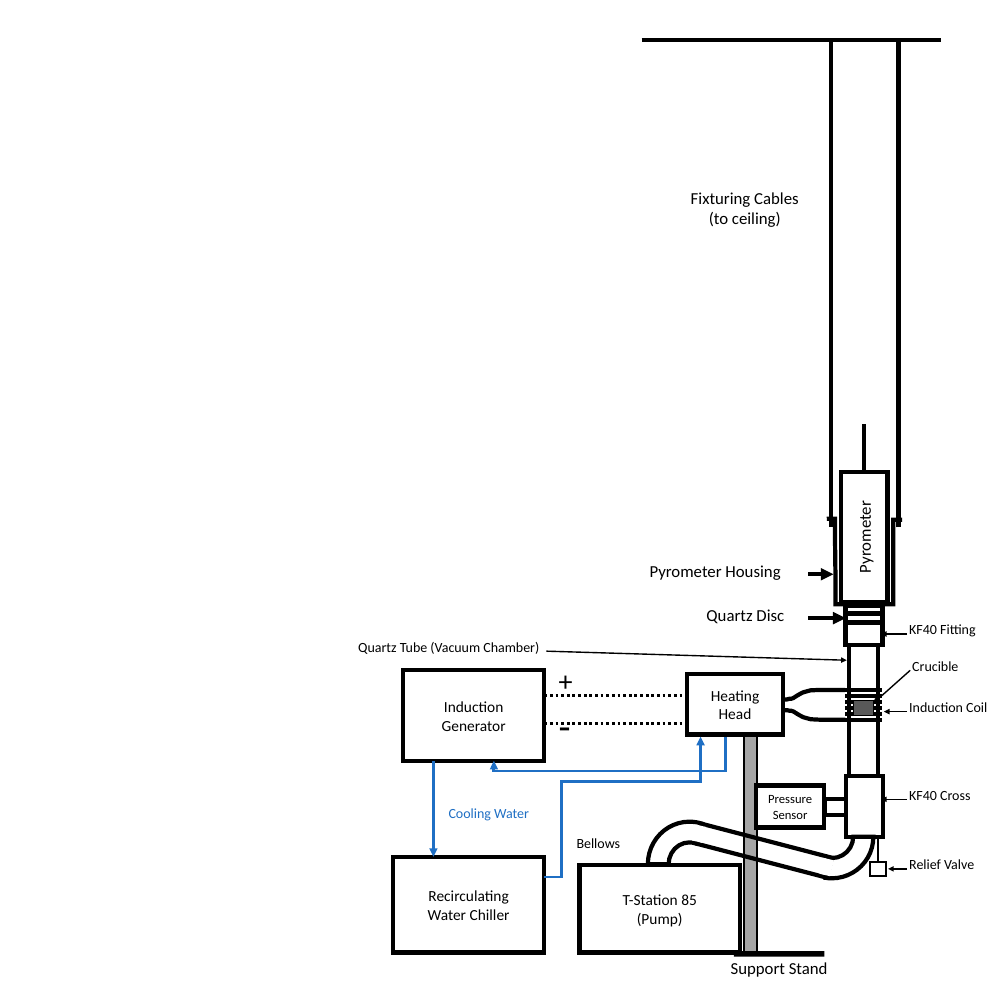
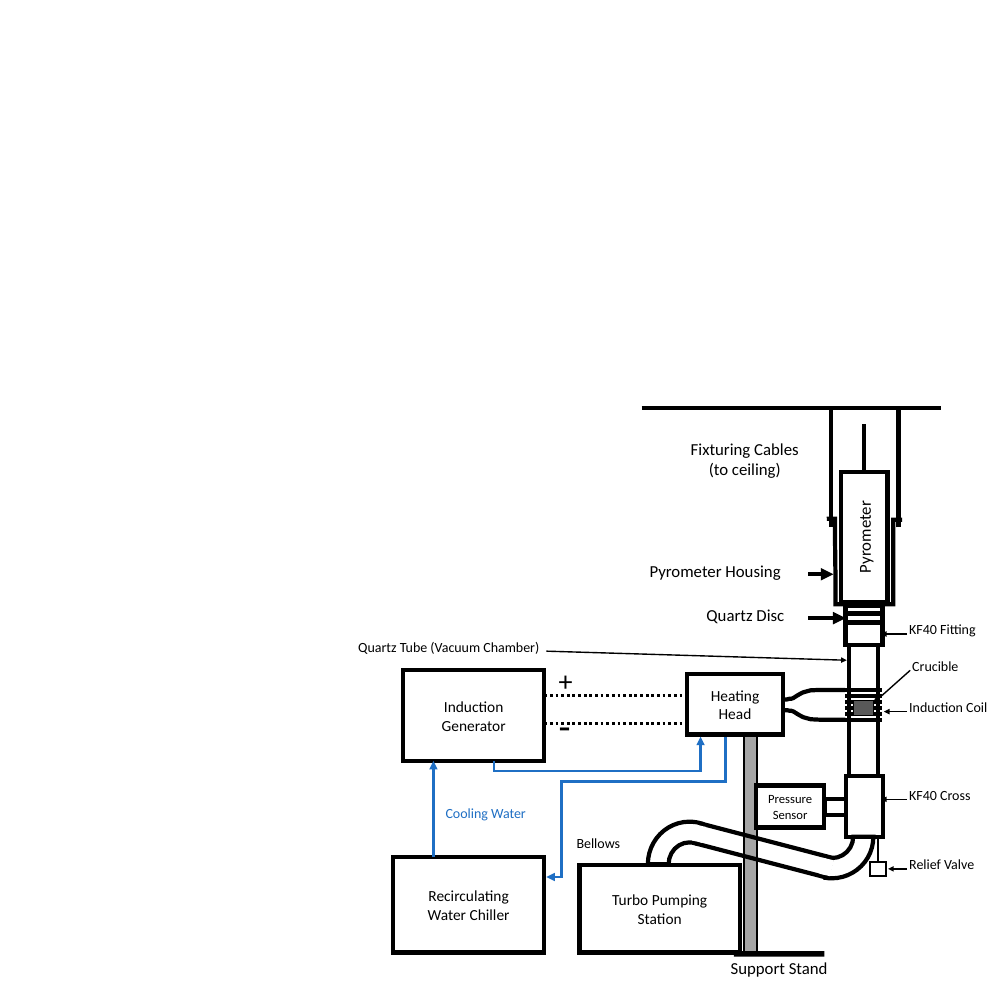
Before and after one commit to vertical-cloud-lab/custom-induction-furnace, a slide deck: slide 1 of docs/induction-furnace-schematic-v2.pptx. Drawn at 1008x1008 pixels with LibreOffice and Linux fonts; fonts in the diff are those of the drawing. Boxes give left, top, right and bottom in pixels: in the first picture for what was removed or moved away, otherwise in the second. Text is boxed around its words. In the diff, an @@ line names an element or a change of style, - is before the commit and + after.

```diff
--- a/docs/induction-furnace-schematic-v2.pptx
+++ b/docs/induction-furnace-schematic-v2.pptx
@@ line moved from (642, 40) - (941, 40) to (642, 408) - (941, 408) @@
@@ line moved from (831, 527) - (831, 40) to (831, 527) - (831, 408) @@
@@ line moved from (898, 527) - (898, 40) to (898, 527) - (898, 408) @@
@@ text "Fixturing Cables": place and size @@
-text "Fixturing Cables" at [691,192,799,227]
+text "Fixturing Cables" at [691,443,799,478]
@@ freeform shape: place and size @@
-freeform shape at [494,737,726,771]
+freeform shape at [494,737,701,771]
@@ freeform shape: place and size @@
-freeform shape at [544,737,701,877]
+freeform shape at [546,737,726,877]
@@ freeform shape at [433,761,433,857]: outline redrawn @@
@@ text in rectangle at [612,894,707,924]: text changed @@
-T-Station 85
-(Pump)
+Turbo Pumping
+Station
```
Also in this commit, not shown: 16 other files.
